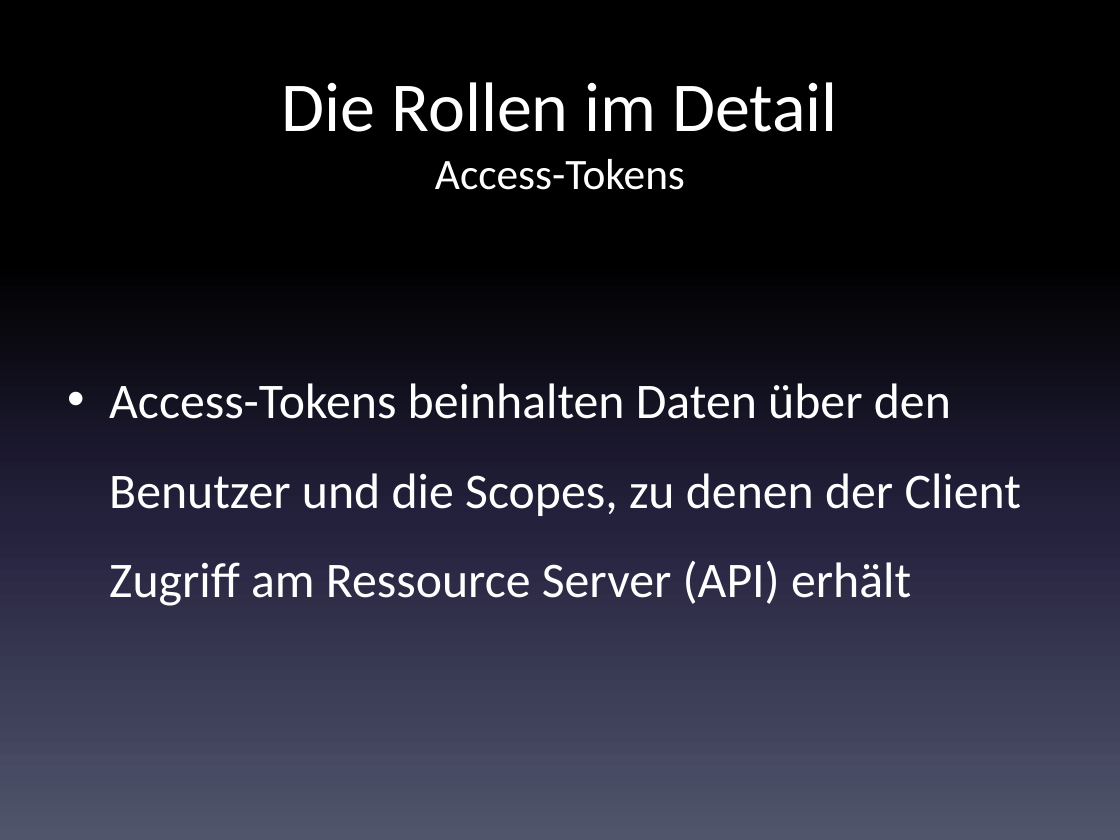
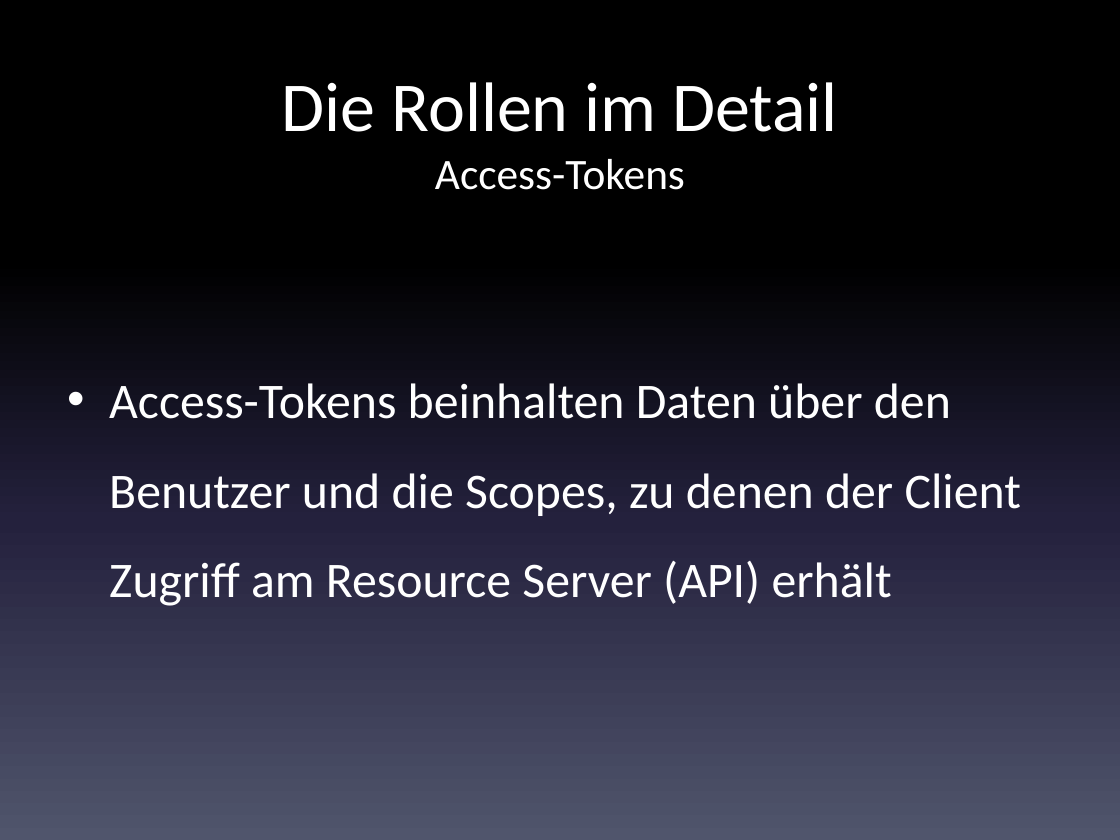
Before and after one commit to code-nirvana/oauth2_opidc_dwx2014, a slide deck: slide 41 of OAuth2_OpenIdConnect.pptx (slide 40 before the commit). Drawn at 1120x840 pixels with LibreOffice and Linux fonts; fonts in the diff are those of the drawing. Boxes give left, top, right and bottom in pixels: in the first picture for what was removed or moved away, otherwise in the second. Text is boxed around its words. In the diff, an @@ line names an element or a change of style, - is before the commit and + after.

```diff
--- a/OAuth2_OpenIdConnect.pptx
+++ b/OAuth2_OpenIdConnect.pptx
@@ text at (x1=109, y1=383, x2=1021, y2=606): text changed @@
-• Access-Tokens beinhalten Daten über den Benutzer und die Scopes, zu denen der Client Zugriff am Ressource Server (API) erhält
+• Access-Tokens beinhalten Daten über den Benutzer und die Scopes, zu denen der Client Zugriff am Resource Server (API) erhält
```
Also in this commit, not shown: 24 other slides changed, 2 slides added, 22 slides removed.
